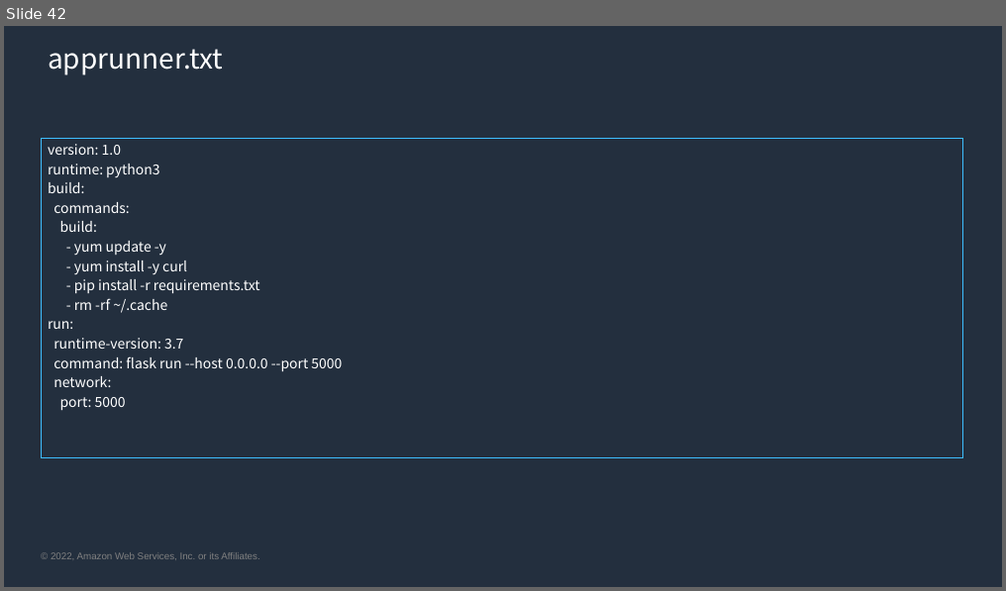
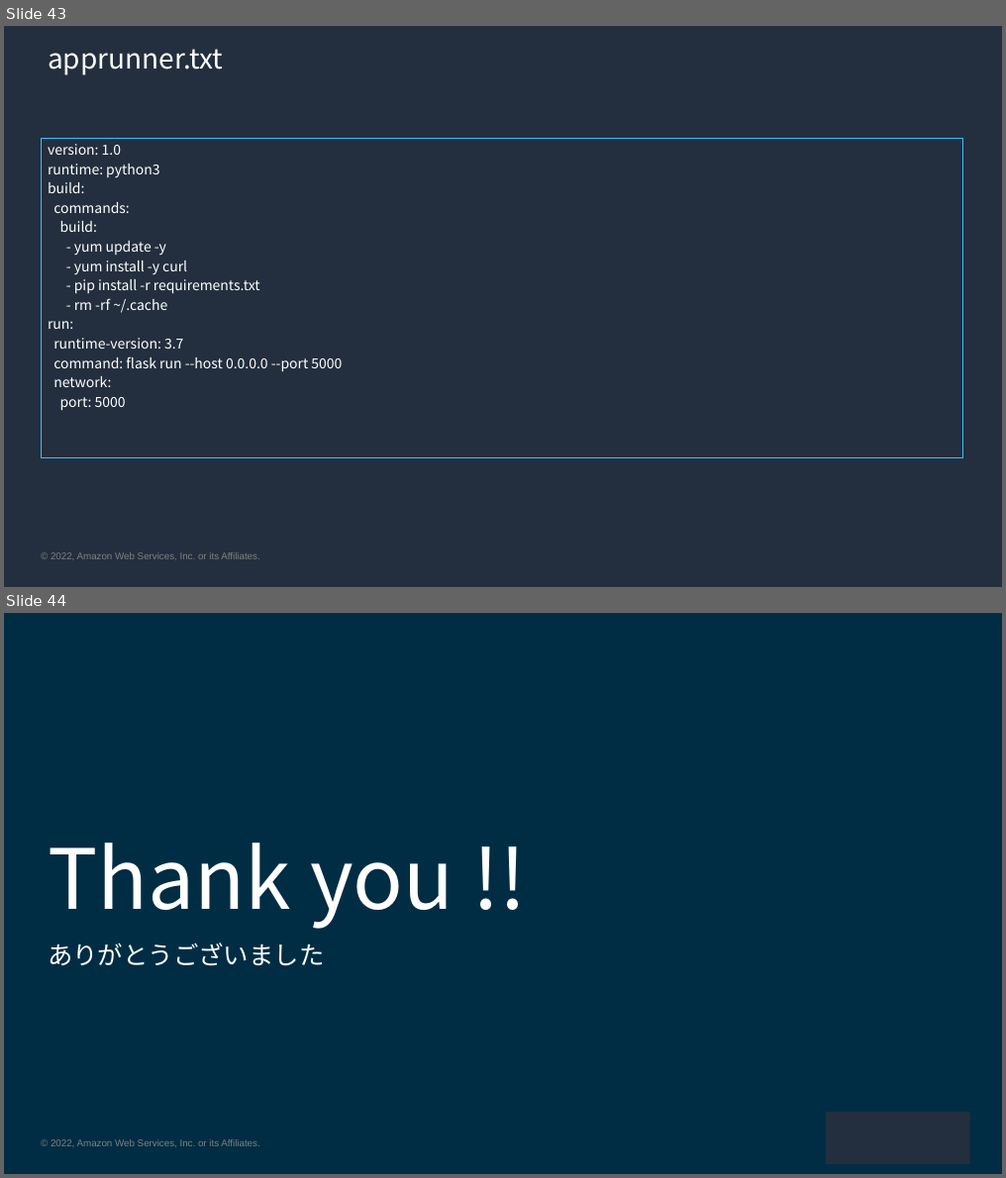
Before and after one commit to kmorooka/modern-skeleton, a slide deck: skeleton-guide.pptx. Shown one above the other, each under a label of ours: slide 42 before the commit, slides 43 and 44 after it. The pictures are 1006x591 and 1006x1178 pixels, drawn with LibreOffice and Linux fonts; fonts in the diff are those of the drawing; background and template pictures are left out. Boxes give left, top, right and bottom in pixels: in the first picture for what was removed or moved away, otherwise in the second. Text is boxed around its words. In the diff, an @@ line names an element or a change of style, - is before the commit and + after.

```diff
--- a/skeleton-guide.pptx
+++ b/skeleton-guide.pptx
@@ slide 44 added at [4, 613, 1002, 1174], background picture (left out); not listed: 1 template element that a slide beside it also shows @@
@@ title added at [48, 843, 453, 929], 96 pt, text #FFFFFF @@
+Thank you !!
@@ text added at [48, 943, 324, 966], 29 pt, text #FFFFFF @@
+ありがとうございました
@@ rectangle added at [826, 1112, 969, 1164], fill #232F3E @@
@@ what was slide 42 is now slide 43 @@
```
Also in this commit, not shown: 1 slide changed, 1 other slide added, 1 other file.
